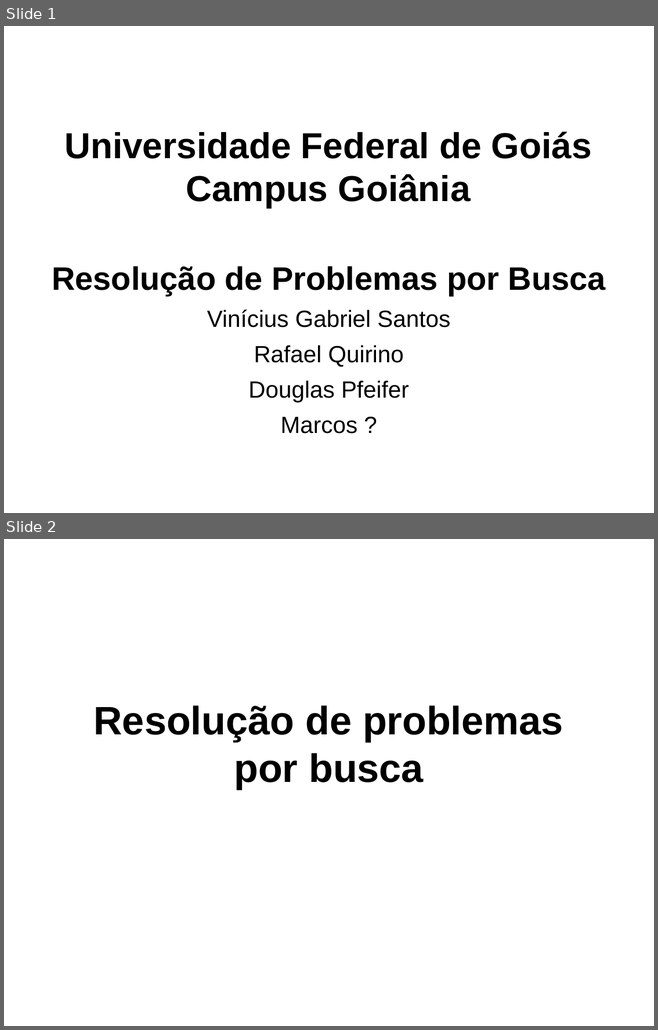
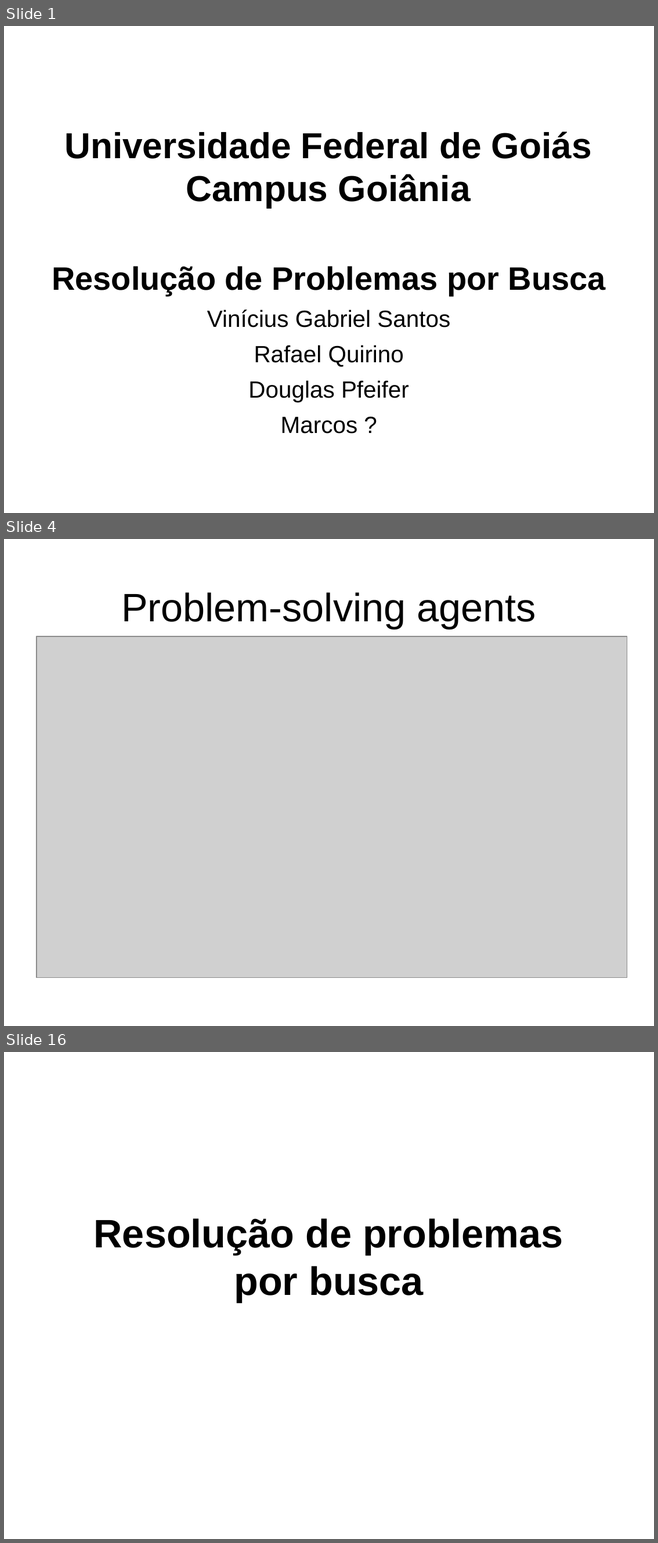
Before and after one commit to RafaelQuirino/SearchingProblems, a slide deck: slides.odp. Shown one above the other, each under a label of ours: slides 1 and 2 before the commit, slides 1, 4 and 16 after it; the slides between them are not shown. The pictures are 658x1030 and 658x1543 pixels, drawn with LibreOffice and Linux fonts; fonts in the diff are those of the drawing; grey boxes stand for pictures; background and template pictures are left out. Boxes give left, top, right and bottom in pixels: in the first picture for what was removed or moved away, otherwise in the second. Text is boxed around its words. In the diff, an @@ line names an element or a change of style, - is before the commit and + after.

```diff
--- a/slides.odp
+++ b/slides.odp
@@ slide 4 added at bbox=[4, 539, 654, 1026], background picture (left out) @@
@@ title added at bbox=[121, 592, 535, 629], 44 pt, text #000000 @@
+Problem-solving agents
@@ picture added at bbox=[36, 636, 627, 977] @@
@@ what was slide 2 is now slide 16 @@
```
Also in this commit, not shown: 13 other slides added, 5 other files.
